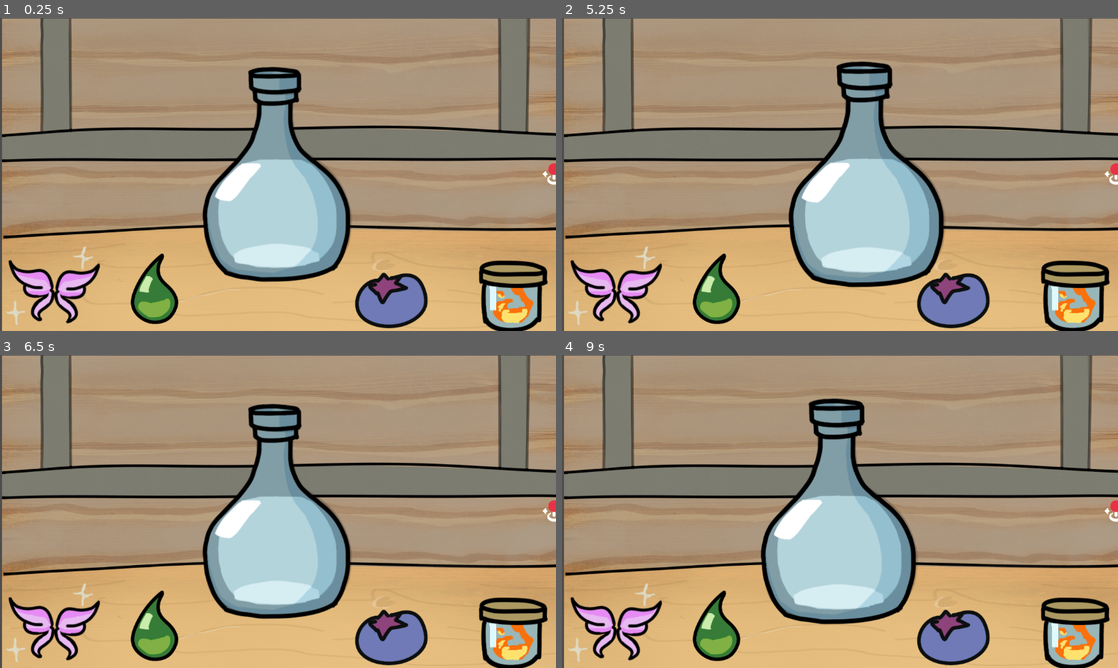
Above: before the commit, frames 1-4 (two rows, left to right).
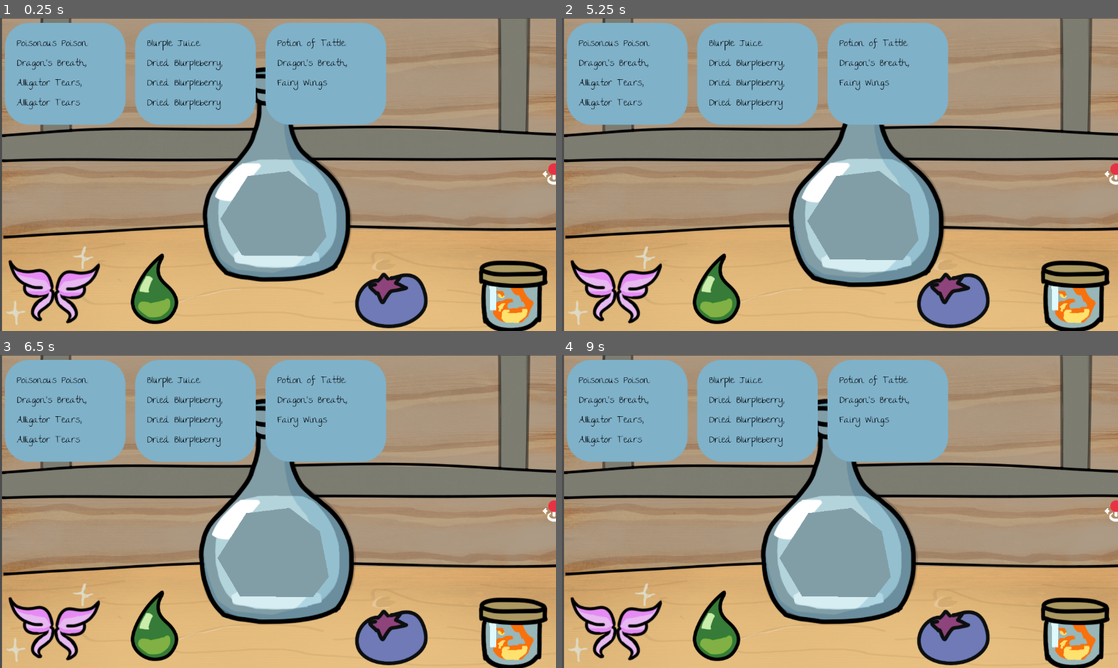
Above: after the commit, the same moments.

Repository: andreaTheCoder/MiniJam207Primal
Game: Godot game, scene res://scenes/shop.tscn
Same seed, same stepped clock (60 frames per second), same inputs: the game is played once before the commit and once after it.
Inputs (mouse positions are in pixels of both pictures, inside the frame that each line leads up to):
- Up to frame 1 (0.25 s): no input
- Up to frame 2 (5.25 s): tap Enter (ui_accept) at 0.5, 0.77, 1.25, 1.52, 2, 2.75, 3.02, 3.5, 3.77, 4.25, 4.52 s; move the mouse to (840, 212) at 0.52 s; press the mouse at (840, 212) at 0.53 s; move the mouse to (1073, 296) at 1.27 s; release the mouse at (1073, 296) at 1.28 s; click (1073, 296) at 1.35 s; move the mouse to (951, 293) at 2.02 s; press the mouse at (951, 293) at 2.03 s; move the mouse to (717, 290) at 2.77 s; release the mouse at (717, 290) at 2.78 s; click (717, 290) at 2.85 s; move the mouse to (612, 287) at 3.52 s; press the mouse at (612, 287) at 3.53 s; move the mouse to (673, 127) at 4.27 s; release the mouse at (673, 127) at 4.28 s; click (673, 127) at 4.35 s; move the mouse to (867, 174) at 5.02 s; press the mouse at (867, 174) at 5.03 s
- Up to frame 3 (6.5 s): move the mouse to (194, 433) at 5.77 s; release the mouse at (194, 433) at 5.78 s; click (194, 433) at 5.85 s; tap Enter (ui_accept) at 6.02 s
- Up to frame 4 (9 s): move the mouse to (962, 495) at 6.52 s; press the mouse at (962, 495) at 6.53 s; tap Enter (ui_accept) at 6.77, 7.52 s; move the mouse to (728, 527) at 7.27 s; release the mouse at (728, 527) at 7.28 s; click (728, 527) at 7.35 s; move the mouse to (895, 442) at 8.02 s; press the mouse at (895, 442) at 8.03 s; move the mouse to (812, 574) at 8.77 s; release the mouse at (812, 574) at 8.78 s; click (812, 574) at 8.85 s

The runs differ from the first frame. In frame 1, 24% of the frame differs, in the area x 0-70%, y 1-77%; in frame 2, 25%; in frame 3, 28%, in the area x 0-70%, y 1-86%; in frame 4, 25%.

Commit message:
new potions!

Diff:
--- a/other/default.tres
+++ b/other/default.tres
@@ -11,6 +11,7 @@
 
 [resource]
 default_font = ExtResource("1_w2jdw")
-default_font_size = 30
+default_font_size = 20
+Label/colors/font_color = Color(0, 0, 0, 1)
 PanelContainer/styles/panel = SubResource("StyleBoxFlat_iixvo")
 RichTextLabel/font_sizes/bold_font_size = 16
--- a/scenes/potion.tscn
+++ b/scenes/potion.tscn
@@ -17,6 +17,12 @@
 position = Vector2(-4.545454, 80.30303)
 shape = SubResource("CircleShape2D_le10y")
 
+[node name="Polygon2D" type="Polygon2D" parent="." unique_id=467838191]
+position = Vector2(-1.5151501, 21.21212)
+scale = Vector2(0.89506173, 0.84671533)
+color = Color(0.5058824, 0.61960787, 0.654902, 1)
+polygon = PackedVector2Array(113.63635, 127.27271, 78.78787, 174.24242, -81.81818, 172.72726, -131.81818, 83.33333, -68.18181, -21.21212, 27.272724, -33.333332, 93.939384, 21.21212)
+
 [connection signal="area_entered" from="Area2D" to="." method="_on_area_2d_area_entered"]
 [connection signal="area_exited" from="Area2D" to="." method="_on_area_2d_area_exited"]
 [connection signal="mouse_entered" from="Area2D" to="." method="_on_area_2d_mouse_entered"]
--- a/scenes/shop.tscn
+++ b/scenes/shop.tscn
@@ -9,7 +9,6 @@
 [node name="shop" type="Node2D" unique_id=404250698]
 
 [node name="ui" parent="." unique_id=1764728883 instance=ExtResource("1_lx5au")]
-visible = false
 
 [node name="Camera2D" type="Camera2D" parent="." unique_id=244447270]
 
--- a/scenes/ticket_panel.tscn
+++ b/scenes/ticket_panel.tscn
@@ -3,7 +3,7 @@
 [ext_resource type="Script" uid="uid://buw07cfdvl57o" path="res://scripts/ticket_panel.gd" id="1_l6550"]
 
 [node name="TicketOrder" type="PanelContainer" unique_id=480745357]
-custom_minimum_size = Vector2(20, 20)
+custom_minimum_size = Vector2(250, 50)
 offset_right = 447.0
 offset_bottom = 393.0
 size_flags_horizontal = 3
@@ -12,6 +12,7 @@
 
 [node name="Panel" type="MarginContainer" parent="." unique_id=2130206671]
 layout_mode = 2
+size_flags_vertical = 0
 theme_override_constants/margin_left = 25
 theme_override_constants/margin_top = 25
 theme_override_constants/margin_right = 25
--- /dev/null
+++ b/scenes/ui.gd
@@ -0,0 +1,15 @@
+extends CanvasLayer
+
+const TICKET_PANEL: PackedScene = preload("res://scenes/ticket_panel.tscn")
+
+# Called when the node enters the scene tree for the first time.
+func _ready() -> void:
+	EventBus.out_of_tickets.connect(_out_of_tickets)
+
+func _out_of_tickets():
+	for i in range(3):
+		var temp = TICKET_PANEL.instantiate()
+		$MarginContainer/HorizontalTicketContainer.add_child(temp)
+# Called every frame. 'delta' is the elapsed time since the previous frame.
+func _process(delta: float) -> void:
+	pass
--- a/scenes/ui.tscn
+++ b/scenes/ui.tscn
@@ -1,8 +1,10 @@
 [gd_scene format=3 uid="uid://d13baxhqbwdm6"]
 
 [ext_resource type="PackedScene" uid="uid://cve6201jmyx3d" path="res://scenes/ticket_panel.tscn" id="1_nt7q6"]
+[ext_resource type="Script" uid="uid://bt6e6iikcm33m" path="res://scenes/ui.gd" id="1_x4jx1"]
 
 [node name="Ui" type="CanvasLayer" unique_id=340363726]
+script = ExtResource("1_x4jx1")
 
 [node name="Panel" type="Panel" parent="." unique_id=1760701443]
 visible = false
@@ -22,8 +24,8 @@
 text = "hi this is ui"
 
 [node name="MarginContainer" type="MarginContainer" parent="." unique_id=731260153]
-offset_right = 906.0
-offset_bottom = 376.0
+offset_right = 870.0
+offset_bottom = 167.0
 theme_override_constants/margin_left = 10
 theme_override_constants/margin_top = 10
 theme_override_constants/margin_right = 10
@@ -31,9 +33,10 @@
 
 [node name="HorizontalTicketContainer" type="HBoxContainer" parent="MarginContainer" unique_id=1815750442]
 layout_mode = 2
-theme_override_constants/separation = 50
+size_flags_horizontal = 0
+theme_override_constants/separation = 20
 
-[node name="TicketOrder3" parent="MarginContainer/HorizontalTicketContainer" unique_id=837133496 instance=ExtResource("1_nt7q6")]
+[node name="TicketOrder3" parent="MarginContainer/HorizontalTicketContainer" unique_id=480745357 instance=ExtResource("1_nt7q6")]
 layout_mode = 2
 
 [node name="TicketOrder2" parent="MarginContainer/HorizontalTicketContainer" unique_id=911897165 instance=ExtResource("1_nt7q6")]
--- a/scripts/event_bus.gd
+++ b/scripts/event_bus.gd
@@ -1,12 +1,4 @@
 extends Node
 
 signal potion_submitted(potion, ingredients)
-
-# Called when the node enters the scene tree for the first time.
-func _ready() -> void:
-	pass # Replace with function body.
-
-
-# Called every frame. 'delta' is the elapsed time since the previous frame.
-func _process(_delta: float) -> void:
-	pass
+signal out_of_tickets()
--- a/scripts/global.gd
+++ b/scripts/global.gd
@@ -25,10 +25,40 @@
 	return tweener
 
 const HOME_BREW = {
-	"ingredients" : [INGREDIENTS.FAIRY_WINGS, INGREDIENTS.DRIED_BLURPLEBERRY],
+	"ingredients" : [INGREDIENTS.ALLIGATOR_TEARS, INGREDIENTS.DRIED_BLURPLEBERRY],
 	"name" : "Home Brew"
 }
+const BLURPLE_JUICE = {
+	"ingredients" : [INGREDIENTS.DRIED_BLURPLEBERRY, INGREDIENTS.DRIED_BLURPLEBERRY, INGREDIENTS.DRIED_BLURPLEBERRY],
+	"name" : "Blurple Juice"
+}
 
+const POTION_OF_HEEL = {
+	"ingredients" : [INGREDIENTS.FAIRY_WINGS, INGREDIENTS.DRIED_BLURPLEBERRY, INGREDIENTS.ALLIGATOR_TEARS],
+	"name" : "Potion of Heel"
+}
+const POISONOUS_POISON = {
+	"ingredients" : [INGREDIENTS.DRAGONS_BREATH, INGREDIENTS.ALLIGATOR_TEARS, INGREDIENTS.ALLIGATOR_TEARS],
+	"name" : "Poisonous Poison"
+}
+const POTION_OF_TATTLE = {
+	"ingredients" : [INGREDIENTS.DRAGONS_BREATH, INGREDIENTS.FAIRY_WINGS],
+	"name" : "Potion of Tattle"
+}
+const MELANCHOLY_SLURPEE = {
+	"ingredients" : [INGREDIENTS.ALLIGATOR_TEARS, INGREDIENTS.ALLIGATOR_TEARS, INGREDIENTS.ALLIGATOR_TEARS],
+	"name" : "Melancholy Slurpee"
+}
+const SILLY_SMOOTHIE = {
+	"ingredients" : [INGREDIENTS.DRIED_BLURPLEBERRY, INGREDIENTS.FAIRY_WINGS],
+	"name" : "Silly Smoothie"
+}
+const THE_FORBIDDEN_MIXTURE = {
+	"ingredients" : [INGREDIENTS.DRIED_BLURPLEBERRY, INGREDIENTS.FAIRY_WINGS, INGREDIENTS.ALLIGATOR_TEARS, INGREDIENTS.DRAGONS_BREATH],
+	"name" : "Forbidden Mixture"
+}
+
+const POTIONS := [HOME_BREW, BLURPLE_JUICE, POTION_OF_HEEL, POISONOUS_POISON, POTION_OF_TATTLE, MELANCHOLY_SLURPEE, SILLY_SMOOTHIE, THE_FORBIDDEN_MIXTURE]
 func convert_ingredient_names(ingredient:INGREDIENTS):
 	match ingredient:
 		INGREDIENTS.FAIRY_WINGS:
@@ -39,3 +69,14 @@
 			return "Dried Blurpleberry"
 		INGREDIENTS.DRAGONS_BREATH:
 			return "Dragon's Breath"
+
+func convert_ingredient_cs(ingredient:INGREDIENTS):
+	match ingredient:
+		INGREDIENTS.FAIRY_WINGS:
+			return "Fairy Wings"
+		INGREDIENTS.ALLIGATOR_TEARS:
+			return "Alligator Tears"
+		INGREDIENTS.DRIED_BLURPLEBERRY:
+			return "Dried Blurpleberry"
+		INGREDIENTS.DRAGONS_BREATH:
+			return "Dragon's Breath"
--- a/scripts/ticket_panel.gd
+++ b/scripts/ticket_panel.gd
@@ -2,17 +2,17 @@
 
 class_name order
 
-@export var potion = Global.HOME_BREW
+@export var potion = Global.POTIONS.pick_random()
 # Called when the node enters the scene tree for the first time.
 func _ready() -> void:
 	Global.orders.append(self)
-	$Panel/Label.text = Global.HOME_BREW["name"]
+	$Panel/Label.text = potion["name"]
 	$Panel/Label.text += ":\n"
 	#makes sure that no extra commas
 	var i = true
-	for ingedient_num in Global.HOME_BREW["ingredients"]:
+	for ingedient_num in potion["ingredients"]:
 		if not i:
-			$Panel/Label.text += ", "
+			$Panel/Label.text += ", \n"
 		$Panel/Label.text += Global.convert_ingredient_names(ingedient_num)
 		i = false
 # Called every frame. 'delta' is the elapsed time since the previous frame.
--- a/scripts/tray.gd
+++ b/scripts/tray.gd
@@ -2,6 +2,7 @@
 
 class_name Tray
 @export var area_ref = null
+
 # Called when the node enters the scene tree for the first time.
 func _ready() -> void:
 	EventBus.potion_submitted.connect(potion_submit)
@@ -15,18 +16,26 @@
 	if not Global.orders.any(func(x):return (x.potion["ingredients"].size() == ingredients.size())):
 		return
 	else:
+		var i =0
 		for orders in Global.orders:
 			var tempPotionIngredients = orders.potion["ingredients"]
 			var tempIngredients = ingredients.duplicate()
 			if sort_enum_return_as_ints(tempIngredients) == sort_enum_return_as_ints(tempPotionIngredients):
 				print("omg your order is valid bro")
+				print(Global.orders)
+				var temp = orders
+				Global.orders.remove_at(i)
+				temp.queue_free()
 				potionparam.ingredients.clear()
+				if Global.orders == []:
+					EventBus.out_of_tickets.emit()
 				return
+			i+=1
+
 func sort_enum_return_as_ints(arr ):
 	var tempArray := []
 	for ingredient in arr:
 		var index : int = ingredient
 		tempArray.append(index)
 	tempArray.sort()
-	print(tempArray)
 	return tempArray
Not shown, added: scenes/ui.gd.uid
